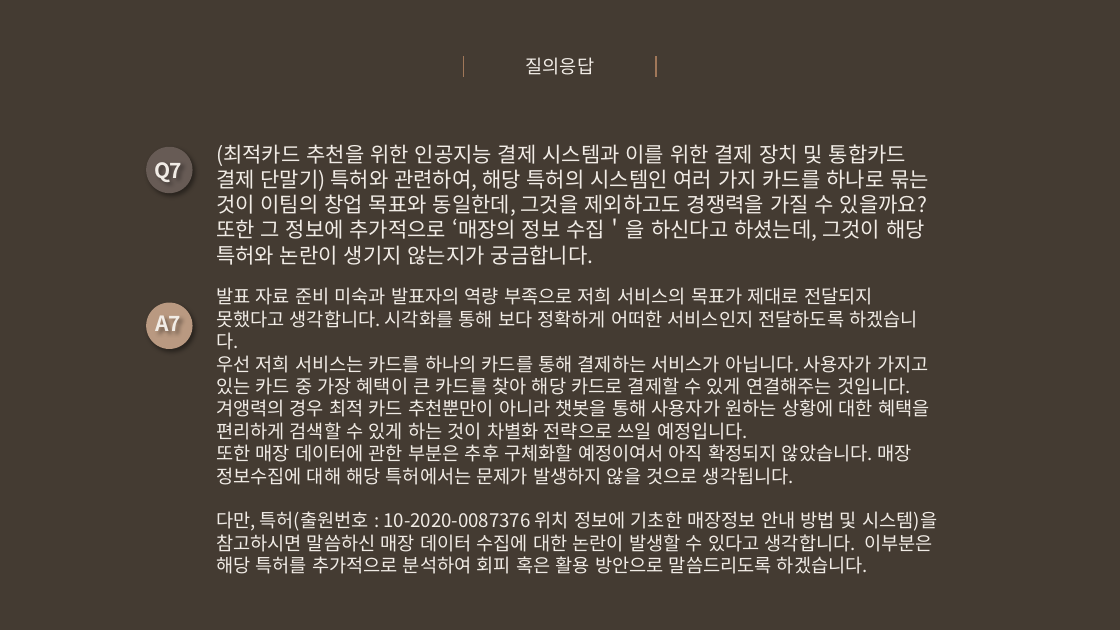
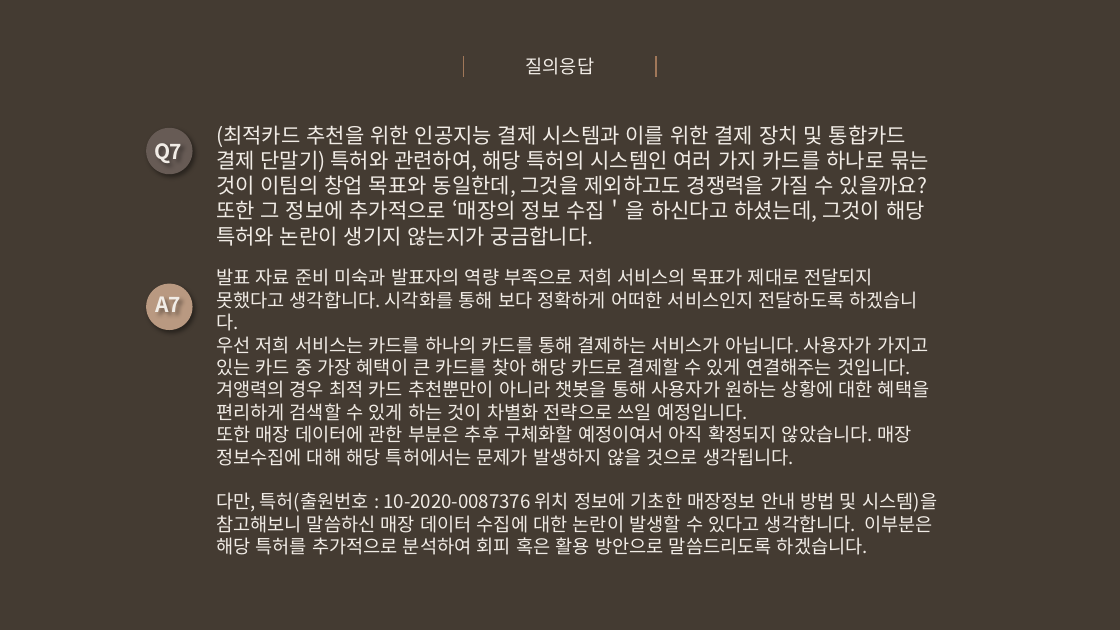
Before and after one commit to snr1229/Content_designing_Presentations, a slide deck: slide 5 of 사업계획서/Week9/EWon_중간고사대체_질의응답_Review.pptx. Drawn at 1120x630 pixels with LibreOffice and Linux fonts; fonts in the diff are those of the drawing. Boxes give left, top, right and bottom in pixels: in the first picture for what was removed or moved away, otherwise in the second. Text is boxed around its words. In the diff, an @@ line names an element or a change of style, - is before the commit and + after.

```diff
--- a/사업계획서/Week9/EWon_중간고사대체_질의응답_Review.pptx
+++ b/사업계획서/Week9/EWon_중간고사대체_질의응답_Review.pptx
@@ 3 texts, 2 ellipses: place and size @@
-3 texts, 2 ellipses at <box>146,144,929,349</box>
+3 texts, 2 ellipses at <box>146,125,929,330</box>
@@ text "발표 자료 준비 미숙과 발표자의 ...": place and size @@
-text "발표 자료 준비 미숙과 발표자의 ..." at <box>216,287,937,574</box>
+text "발표 자료 준비 미숙과 발표자의 ..." at <box>216,268,937,555</box>
@@ text at <box>216,492,937,555</box>: text changed @@
-다만, 특허(출원번호 : 10-2020-0087376 위치 정보에 기초한 매장정보 안내 방법 및 시스템)을 참고하시면 말씀하신 매장 데이터 수집에 대한 논란이 발생할 수 있다고 생각합니다. 이부분은 해당 특허를 추가적으로 분석하여 회피 혹은 활용 방안으로 말씀드리도록 하겠습니다.
+다만, 특허(출원번호 : 10-2020-0087376 위치 정보에 기초한 매장정보 안내 방법 및 시스템)을 참고해보니 말씀하신 매장 데이터 수집에 대한 논란이 발생할 수 있다고 생각합니다. 이부분은 해당 특허를 추가적으로 분석하여 회피 혹은 활용 방안으로 말씀드리도록 하겠습니다.
```
Also in this commit, not shown: 3 other slides changed.
